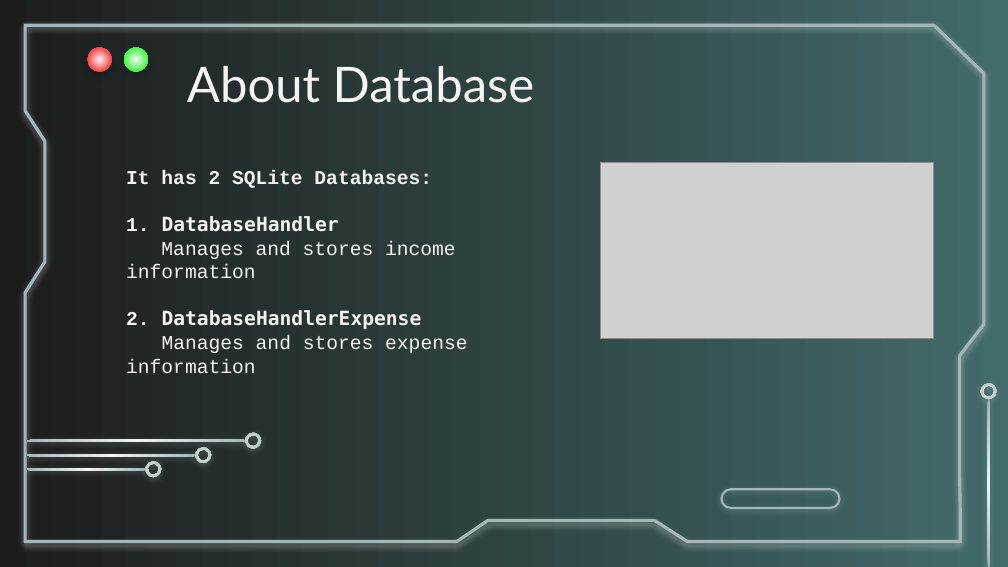
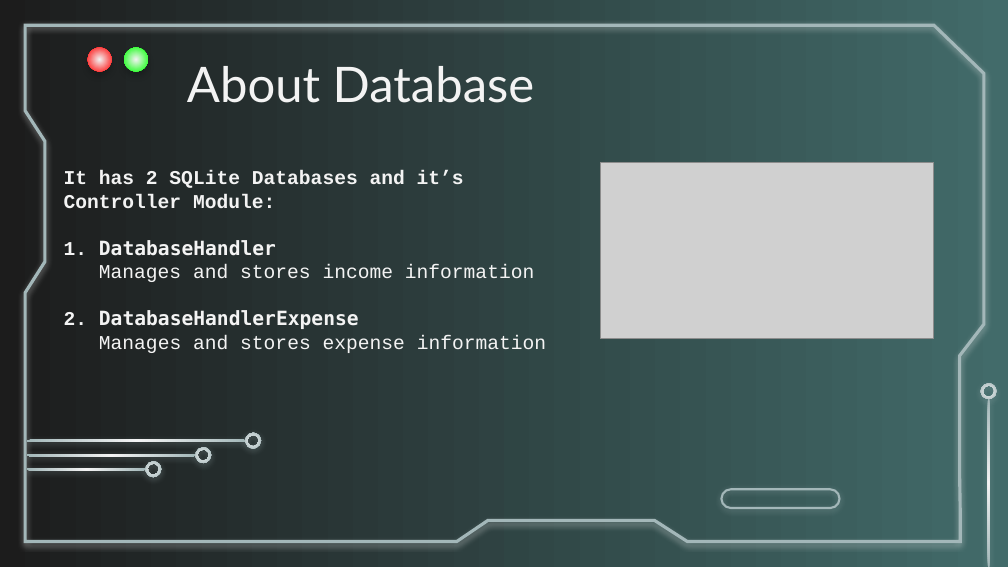
Before and after one commit to tawsif-rahman-shopnil/pocket_hishab_apk, a slide deck: slide 9 of App Presentation.pptx. Drawn at 1008x567 pixels with LibreOffice and Linux fonts; fonts in the diff are those of the drawing; grey boxes stand for pictures. Boxes give left, top, right and bottom in pixels: in the first picture for what was removed or moved away, otherwise in the second. Text is boxed around its words. In the diff, an @@ line names an element or a change of style, - is before the commit and + after.

```diff
--- a/App Presentation.pptx
+++ b/App Presentation.pptx
@@ text "It has 2 SQLite Databases ...": place and size @@
-text "It has 2 SQLite Databases ..." at bbox=[126, 170, 467, 373]
+text "It has 2 SQLite Databases ..." at bbox=[64, 170, 546, 353]
@@ text at bbox=[64, 170, 464, 208]: text changed @@
-It has 2 SQLite Databases:
+It has 2 SQLite Databases and it’s Controller Module:
```
Also in this commit, not shown: 1 other slide changed.
